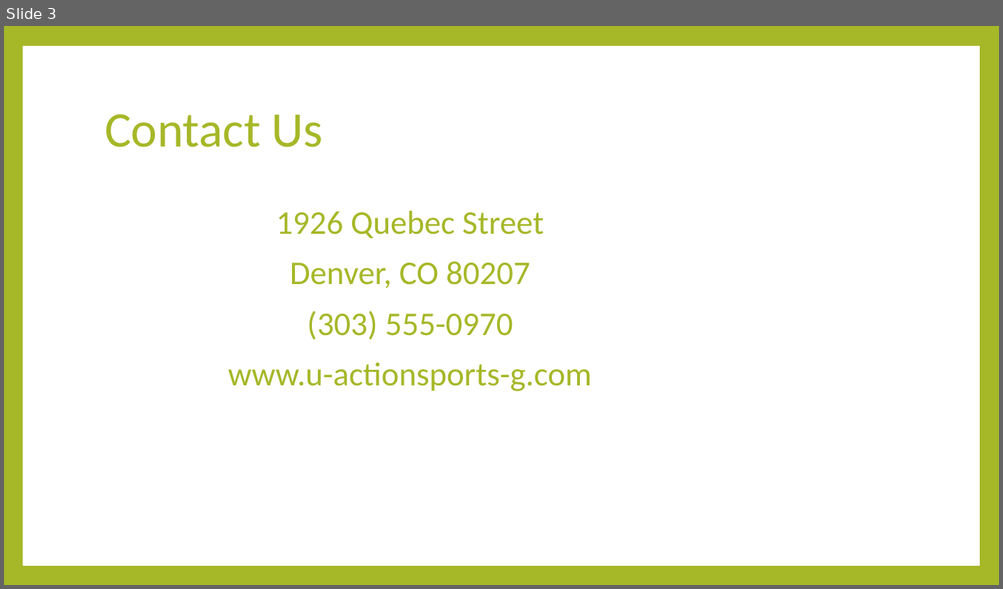
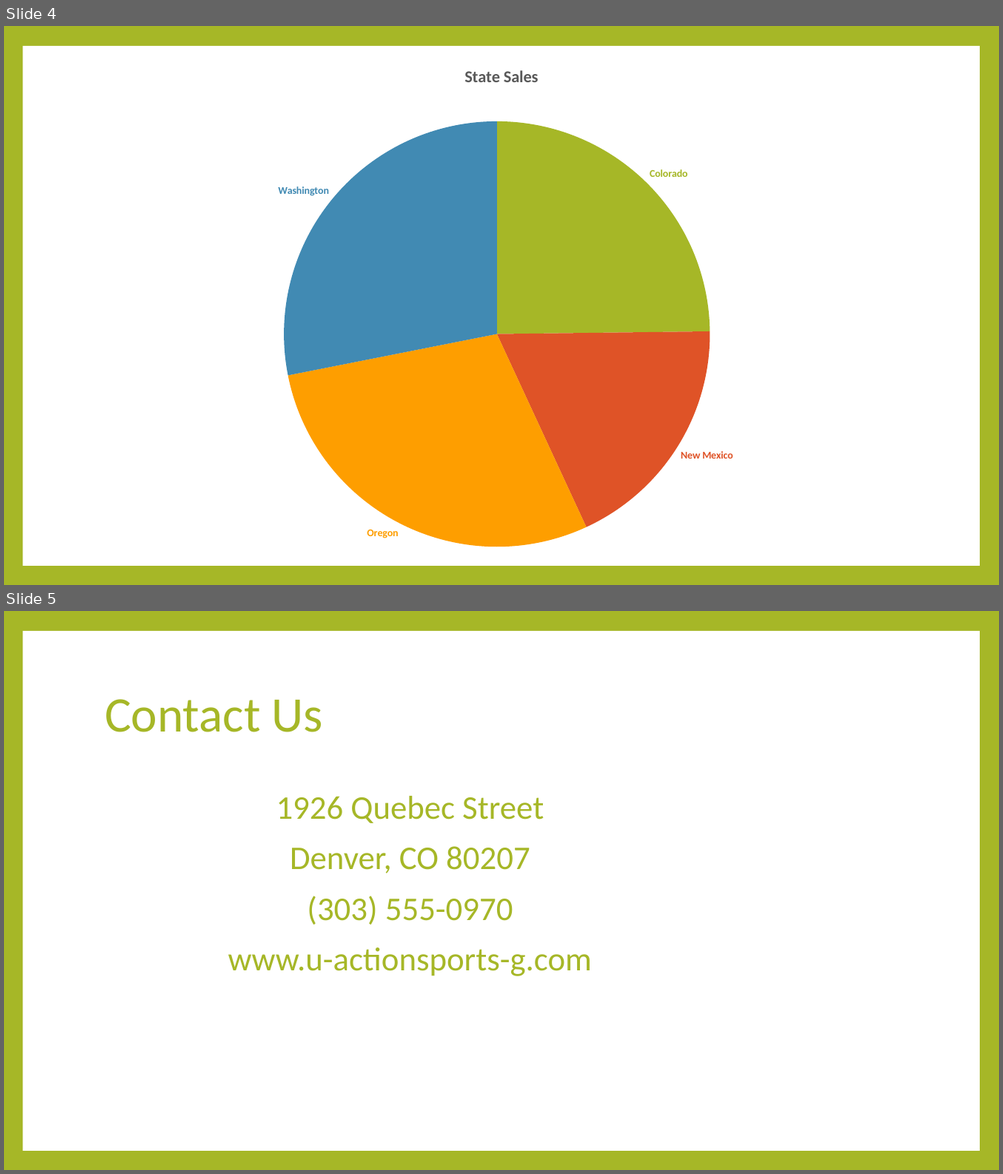
Before and after one commit to Tometri/ProjectPortfolio, a slide deck: school/MGCCC-Spring2026/CSC1123-ComputerApplications/ModuleFifteen/M15ProjectOne/Weaver_i01A_Sales_Presentation.pptx. Shown one above the other, each under a label of ours: slide 3 before the commit, slides 4 and 5 after it. The pictures are 1003x589 and 1003x1174 pixels, drawn with LibreOffice and Linux fonts; fonts in the diff are those of the drawing. Boxes give left, top, right and bottom in pixels: in the first picture for what was removed or moved away, otherwise in the second. Text is boxed around its words. In the diff, an @@ line names an element or a change of style, - is before the commit and + after.

```diff
--- a/school/MGCCC-Spring2026/CSC1123-ComputerApplications/ModuleFifteen/M15ProjectOne/Weaver_i01A_Sales_Presentation.pptx
+++ b/school/MGCCC-Spring2026/CSC1123-ComputerApplications/ModuleFifteen/M15ProjectOne/Weaver_i01A_Sales_Presentation.pptx
@@ slide 4 added at [4, 26, 999, 585], background #A6B727; not listed: 1 template element that a slide beside it also shows @@
@@ pie chart added at [148, 49, 855, 562] @@
+title "State Sales  "
+categories: Colorado, New Mexico, Oregon, Washington
+Series 1: 25, 18, 29, 28
@@ what was slide 3 is now slide 5 @@
```
Also in this commit, not shown: 1 slide changed, 3 other slides added, 9 other files.
